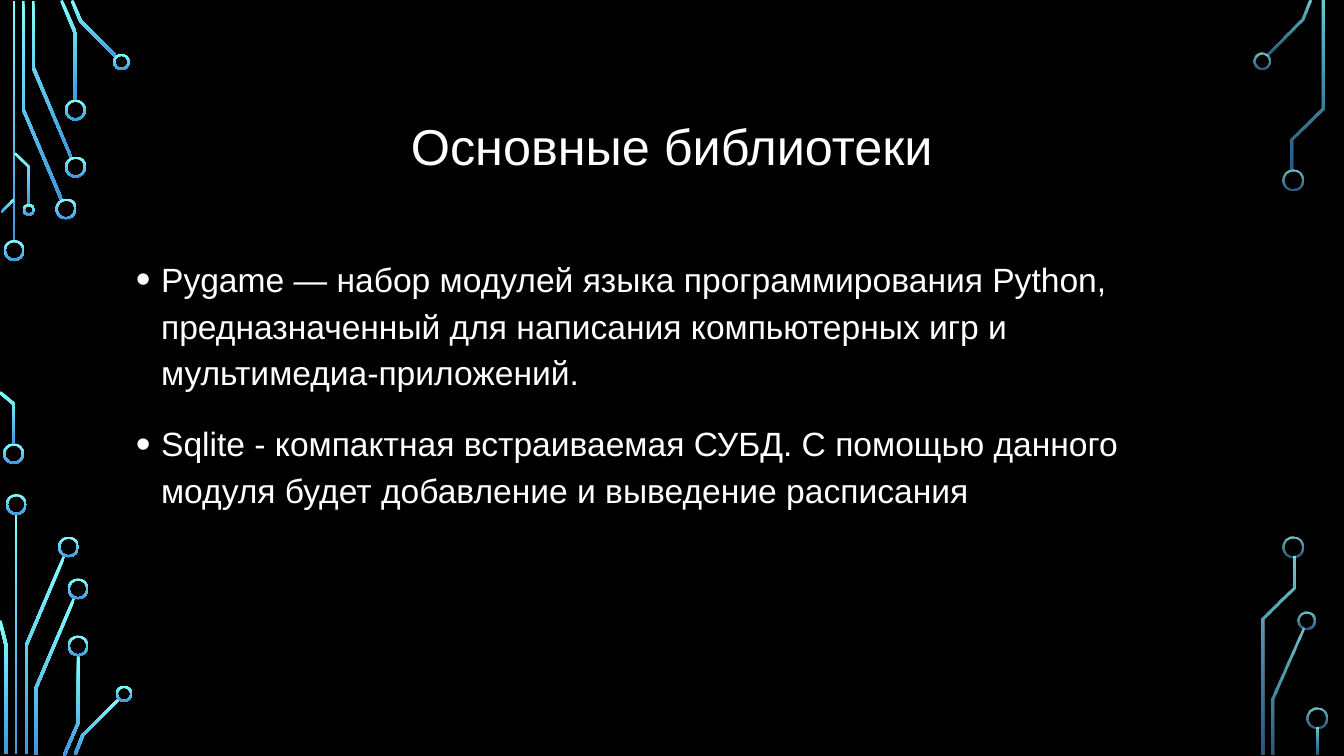
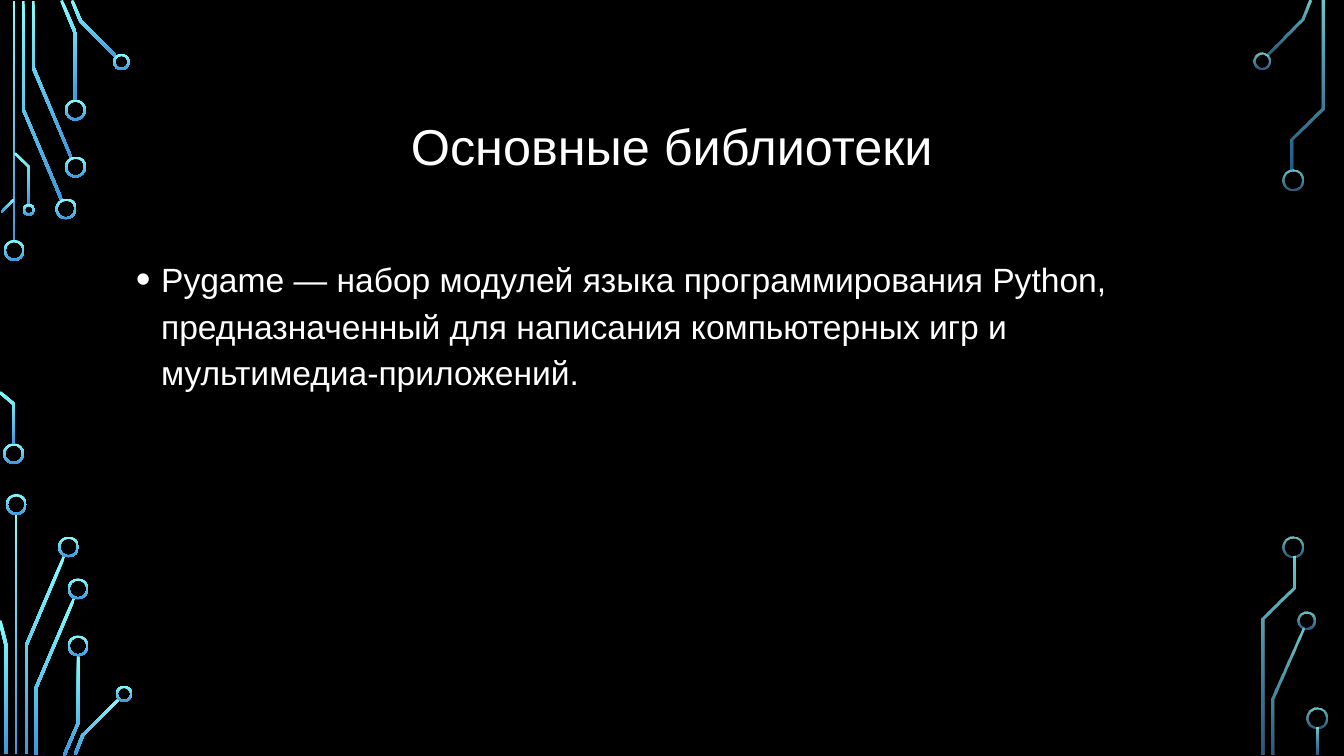
Before and after one commit to AZEN-SGG/PyGameProject, a slide deck: slide 3 of Презентация по проекту.pptx. Drawn at 1344x756 pixels with LibreOffice and Linux fonts; fonts in the diff are those of the drawing; background and template pictures are left out. Boxes give left, top, right and bottom in pixels: in the first picture for what was removed or moved away, otherwise in the second. Text is boxed around its words. In the diff, an @@ line names an element or a change of style, - is before the commit and + after.

```diff
--- a/Презентация по проекту.pptx
+++ b/Презентация по проекту.pptx
@@ text at [161,431,1118,510]: paragraph removed @@
-• Sqlite - компактная встраиваемая СУБД. С помощью данного модуля будет добавление и выведение расписания
```
Also in this commit, not shown: 1 other slide changed, 1 slide added, 1 other file.
